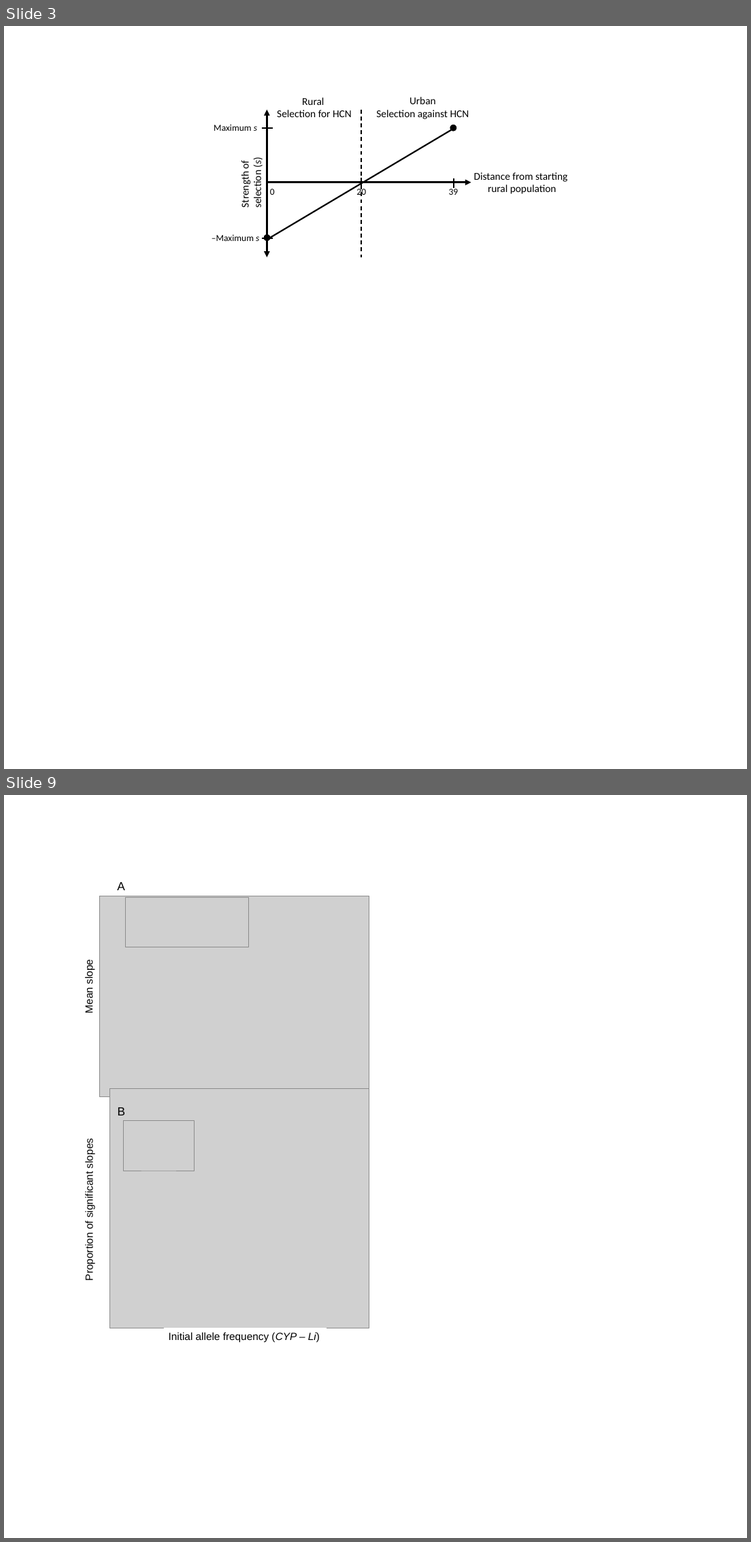
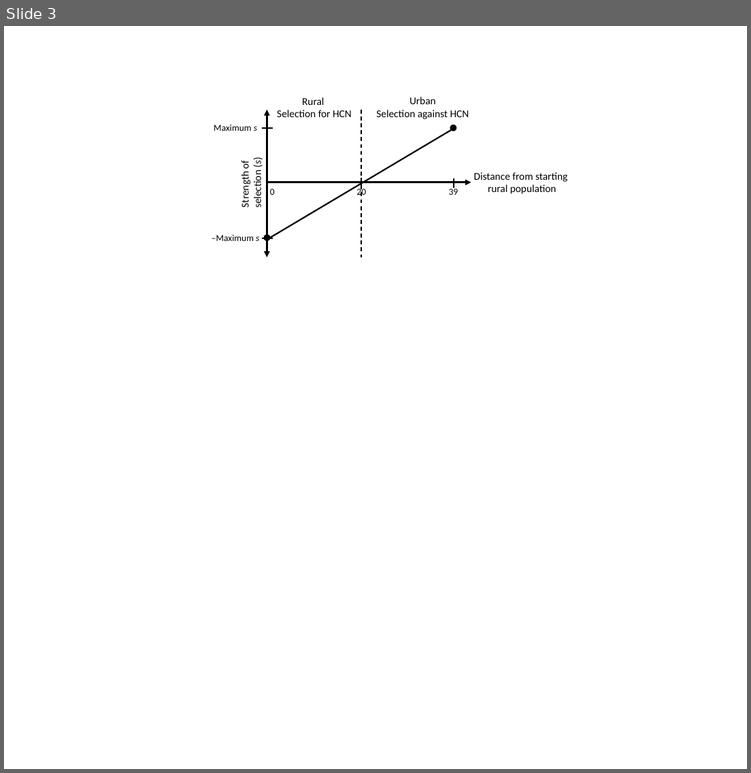
Before and after one commit to James-S-Santangelo/Simulating-Evolutionary-Clines-SEC-, a slide deck: SEC_Writings/SEC_Manuscript-Figures.pptx. Shown one above the other, each under a label of ours: slides 3 and 9 before the commit, slide 3 after it; the slides between them are not shown. The pictures are 751x1542 and 751x773 pixels, drawn with LibreOffice and Linux fonts; fonts in the diff are those of the drawing; grey boxes stand for pictures. Boxes give left, top, right and bottom in pixels: in the first picture for what was removed or moved away, otherwise in the second. Text is boxed around its words. In the diff, an @@ line names an element or a change of style, - is before the commit and + after.

```diff
--- a/SEC_Writings/SEC_Manuscript-Figures.pptx
+++ b/SEC_Writings/SEC_Manuscript-Figures.pptx
@@ slide 9 removed at <box>4,795,747,1538</box>, background #FFFFFF @@
@@ group removed at <box>79,882,369,1344</box>: 4 pictures, 3 rectangles, 2 texts @@
-Proportion of significant slopes
-Mean slope
-Initial allele frequency (CYP – Li)
-A
-B
```
Also in this commit, not shown: 6 slides changed.
